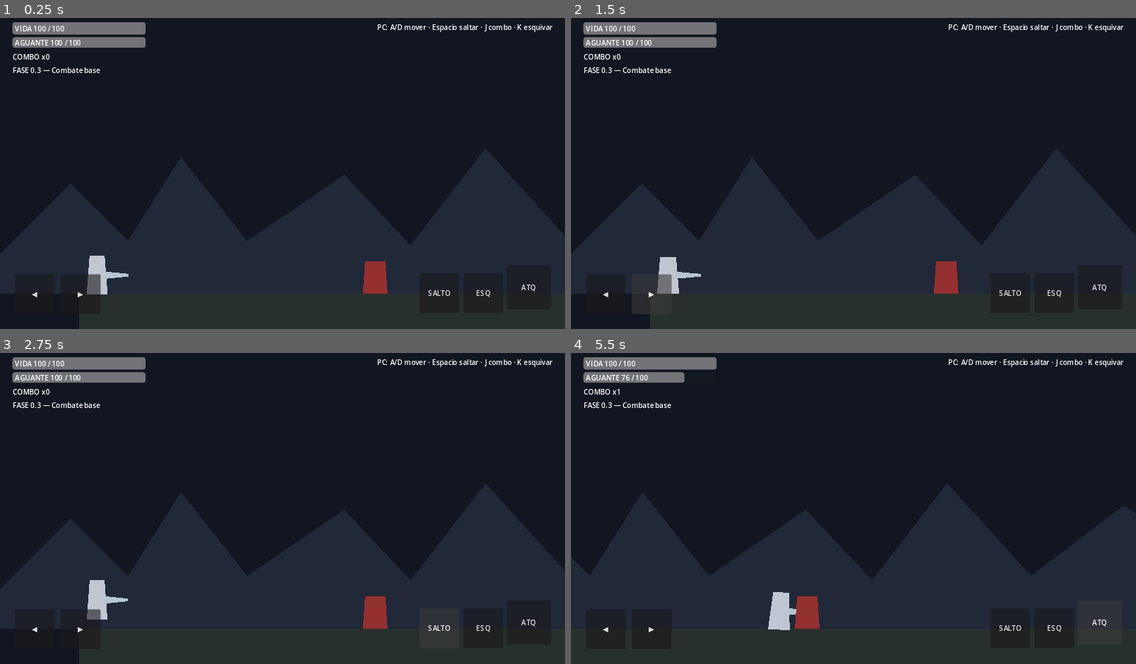
Above: before the commit, frames 1-4 (two rows, left to right).
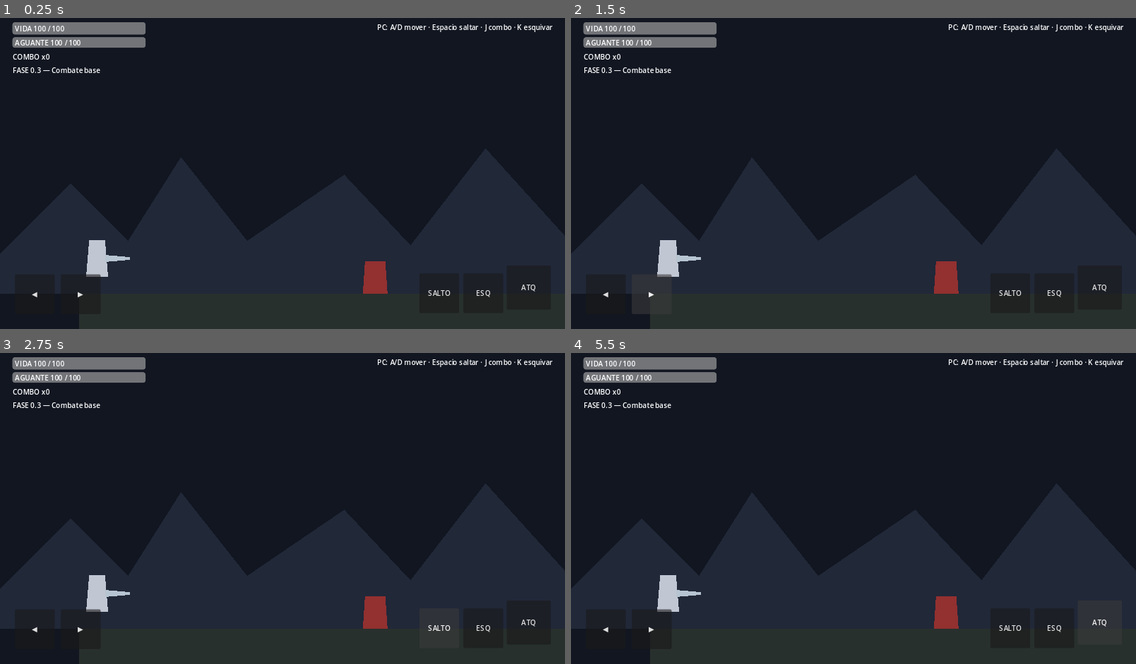
Above: after the commit, the same moments.

Repository: LoloscarPrr/EchoFragment
Game: Godot game, scene res://scenes/main/Main.tscn
The game is run twice, just before and just after one commit, with the same random seed, the same clock (stepped at 60 frames per second) and the same inputs.
Inputs:
- Up to frame 1 (0.25 s): no input
- Up to frame 2 (1.5 s): click "◀" at 0.5 s; click "▶" at 1.25 s
- Up to frame 3 (2.75 s): click "SALTO" at 2 s
- Up to frame 4 (5.5 s): click "ESQ" at 2.75 s; click "ATQ" at 3.5 s; hold D (move_right) from 4.28 s (still down); tap J (attack) at 4.35, 5.3 s; tap Space (jump) at 4.52, 5.27 s; tap K (dodge) at 4.55, 5.1 s

The runs differ from the first frame. In frame 1, 0.5% of the frame differs, in the area x 15-23%, y 71-89%; in frame 2, 0.5%; in frame 3, 0.3%; in frame 4, 2.9%, in the area x 0-69%, y 6-100%.
Error after the commit: Parse Error: No constructor of "PackedVector2Array" matches the signature "PackedVector2Array(int, int, int, int, int, int, int, int)". (res://scripts/player/P…

Commit message:
feat: add four distinct weapon styles

Diff:
--- a/scripts/player/Player.gd
+++ b/scripts/player/Player.gd
@@ -3,7 +3,10 @@
 signal health_changed(current: int, maximum: int)
 signal stamina_changed(current: float, maximum: float)
 signal combo_changed(step: int)
+signal weapon_changed(display_name: String)
 signal died
+
+enum WeaponMode { SWORD, BOW, STAFF, DAGGERS }
 
 @export var move_speed := 230.0
 @export var acceleration := 1500.0
@@ -23,6 +26,7 @@
 var stamina: float
 var facing := 1.0
 var can_control := true
+var weapon_mode := WeaponMode.SWORD
 
 var _combo_step := 0
 var _last_attack_time := -99.0
@@ -33,6 +37,10 @@
 
 @onready var visual: Polygon2D = $Visual
 @onready var hitbox: CombatHitbox = $AttackHitbox
+@onready var projectile_origin: Marker2D = $ProjectileOrigin
+
+var arrow_scene := preload("res://scenes/combat/Arrow.tscn")
+var arcane_scene := preload("res://scenes/combat/ArcaneBolt.tscn")
 
 func _ready() -> void:
 	health = max_health
@@ -40,6 +48,7 @@
 	_visual_base_scale = visual.scale
 	health_changed.emit(health, max_health)
 	stamina_changed.emit(stamina, max_stamina)
+	weapon_changed.emit(_weapon_name())
 
 func _physics_process(delta: float) -> void:
 	var now := Time.get_ticks_msec() / 1000.0
@@ -69,11 +78,51 @@
 	if can_control and Input.is_action_just_pressed("dodge"):
 		_try_dodge(direction, now)
 
+	if can_control and Input.is_action_just_pressed("weapon_next"):
+		cycle_weapon()
+
 	if can_control and Input.is_action_just_pressed("attack"):
 		_try_attack(now)
 
 	move_and_slide()
 	_update_visual(delta)
+
+func cycle_weapon() -> void:
+	if Time.get_ticks_msec() / 1000.0 < _attack_locked_until:
+		return
+	weapon_mode = (weapon_mode + 1) % 4
+	_combo_step = 0
+	combo_changed.emit(0)
+	weapon_changed.emit(_weapon_name())
+	_apply_weapon_visual()
+
+func _weapon_name() -> String:
+	match weapon_mode:
+		WeaponMode.SWORD:
+			return "Espada"
+		WeaponMode.BOW:
+			return "Arco"
+		WeaponMode.STAFF:
+			return "Báculo"
+		WeaponMode.DAGGERS:
+			return "Dagas"
+	return "Desconocida"
+
+func _apply_weapon_visual() -> void:
+	var weapon_visual := $Visual/Weapon as Polygon2D
+	match weapon_mode:
+		WeaponMode.SWORD:
+			weapon_visual.polygon = PackedVector2Array(18,-7,74,-3,74,3,18,7)
+			weapon_visual.color = Color(0.72,0.77,0.82,1)
+		WeaponMode.BOW:
+			weapon_visual.polygon = PackedVector2Array(20,-26,28,-20,32,0,28,20,20,26,24,0)
+			weapon_visual.color = Color(0.55,0.34,0.18,1)
+		WeaponMode.STAFF:
+			weapon_visual.polygon = PackedVector2Array(21,-34,27,-34,27,34,21,34)
+			weapon_visual.color = Color(0.45,0.58,0.96,1)
+		WeaponMode.DAGGERS:
+			weapon_visual.polygon = PackedVector2Array(18,-16,48,-12,48,-6,18,-4,18,4,48,6,48,12,18,16)
+			weapon_visual.color = Color(0.82,0.82,0.86,1)
 
 func _regen_stamina(delta: float, now: float) -> void:
 	if now < _dodge_until:
@@ -83,11 +132,16 @@
 	if not is_equal_approx(previous, stamina):
 		stamina_changed.emit(stamina, max_stamina)
 
+func _spend_stamina(amount: float) -> bool:
+	if stamina < amount:
+		return false
+	stamina -= amount
+	stamina_changed.emit(stamina, max_stamina)
+	return true
+
 func _try_dodge(direction: float, now: float) -> void:
-	if stamina < dodge_cost or now < _attack_locked_until:
-		return
-	stamina -= dodge_cost
-	stamina_changed.emit(stamina, max_stamina)
+	if now < _attack_locked_until or not _spend_stamina(dodge_cost):
+		return
 
 	var dodge_direction := direction
 	if dodge_direction == 0.0:
@@ -107,19 +161,27 @@
 func _try_attack(now: float) -> void:
 	if now < _attack_locked_until:
 		return
-
+	match weapon_mode:
+		WeaponMode.SWORD:
+			_attack_sword(now)
+		WeaponMode.BOW:
+			_attack_bow(now)
+		WeaponMode.STAFF:
+			_attack_staff(now)
+		WeaponMode.DAGGERS:
+			_attack_daggers(now)
+
+func _attack_sword(now: float) -> void:
 	if now - _last_attack_time <= combo_window:
 		_combo_step = (_combo_step % 3) + 1
 	else:
 		_combo_step = 1
-
 	_last_attack_time = now
 	combo_changed.emit(_combo_step)
 
 	var damage_values := [18, 22, 34]
 	var lock_values := [0.24, 0.28, 0.40]
 	var reach_values := [58.0, 64.0, 72.0]
-
 	hitbox.damage = damage_values[_combo_step - 1]
 	hitbox.knockback = 180.0 + (_combo_step * 35.0)
 	hitbox.position.x = reach_values[_combo_step - 1] * facing
@@ -131,6 +193,59 @@
 	visual.rotation = 0.0
 	tween.tween_property(visual, "rotation", angles[_combo_step - 1] * facing, 0.07)
 	tween.tween_property(visual, "rotation", 0.0, lock_values[_combo_step - 1] - 0.07)
+
+func _attack_daggers(now: float) -> void:
+	if not _spend_stamina(8.0):
+		return
+	if now - _last_attack_time <= 0.38:
+		_combo_step = (_combo_step % 4) + 1
+	else:
+		_combo_step = 1
+	_last_attack_time = now
+	combo_changed.emit(_combo_step)
+
+	hitbox.damage = 9 + (_combo_step * 2)
+	hitbox.knockback = 90.0
+	hitbox.position.x = 46.0 * facing
+	_attack_locked_until = now + 0.14
+	hitbox.strike(global_position)
+	velocity.x += facing * 35.0
+
+	var tween := create_tween()
+	tween.tween_property(visual, "rotation", 0.14 * facing * (1 if _combo_step % 2 == 1 else -1), 0.05)
+	tween.tween_property(visual, "rotation", 0.0, 0.08)
+
+func _attack_bow(now: float) -> void:
+	if not _spend_stamina(12.0):
+		return
+	_combo_step = 0
+	combo_changed.emit(0)
+	_last_attack_time = now
+	_attack_locked_until = now + 0.48
+	_spawn_projectile(arrow_scene, 20, 650.0, 130.0)
+
+	var tween := create_tween()
+	tween.tween_property(visual, "scale", Vector2(0.96,1.04), 0.10)
+	tween.tween_property(visual, "scale", _visual_base_scale, 0.18)
+
+func _attack_staff(now: float) -> void:
+	if not _spend_stamina(20.0):
+		return
+	_combo_step = 0
+	combo_changed.emit(0)
+	_last_attack_time = now
+	_attack_locked_until = now + 0.62
+	_spawn_projectile(arcane_scene, 28, 430.0, 230.0)
+
+	var tween := create_tween()
+	tween.tween_property(visual, "rotation", -0.14 * facing, 0.15)
+	tween.tween_property(visual, "rotation", 0.0, 0.22)
+
+func _spawn_projectile(scene: PackedScene, damage: int, speed: float, knockback: float) -> void:
+	var projectile := scene.instantiate() as CombatProjectile
+	get_tree().current_scene.add_child(projectile)
+	projectile.global_position = projectile_origin.global_position + Vector2(24.0 * facing, -6.0)
+	projectile.configure(facing, damage, speed, knockback, global_position)
 
 func _update_visual(delta: float) -> void:
 	if absf(velocity.x) > 15.0 and is_on_floor():
